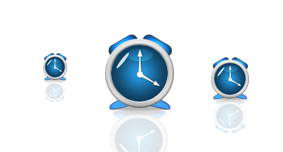
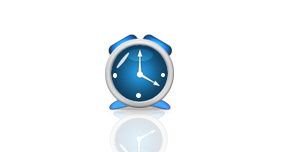
Comparing the layer stacks of the two (283, 152) images. Changes:
removed layer "Эллипс 1 копия 3" over (x1=43, y1=53, x2=67, y2=102)
removed layer "Эллипс 1 копия 2" over (x1=211, y1=57, x2=249, y2=133)
added layer "Эллипс 4" above "Эллипс 3" over (x1=161, y1=73, x2=165, y2=77)
added layer "Эллипс 3" above "Эллипс 2" over (x1=136, y1=93, x2=141, y2=98)
added layer "Эллипс 2" above "Эллипс 1" over (x1=113, y1=73, x2=117, y2=78)
